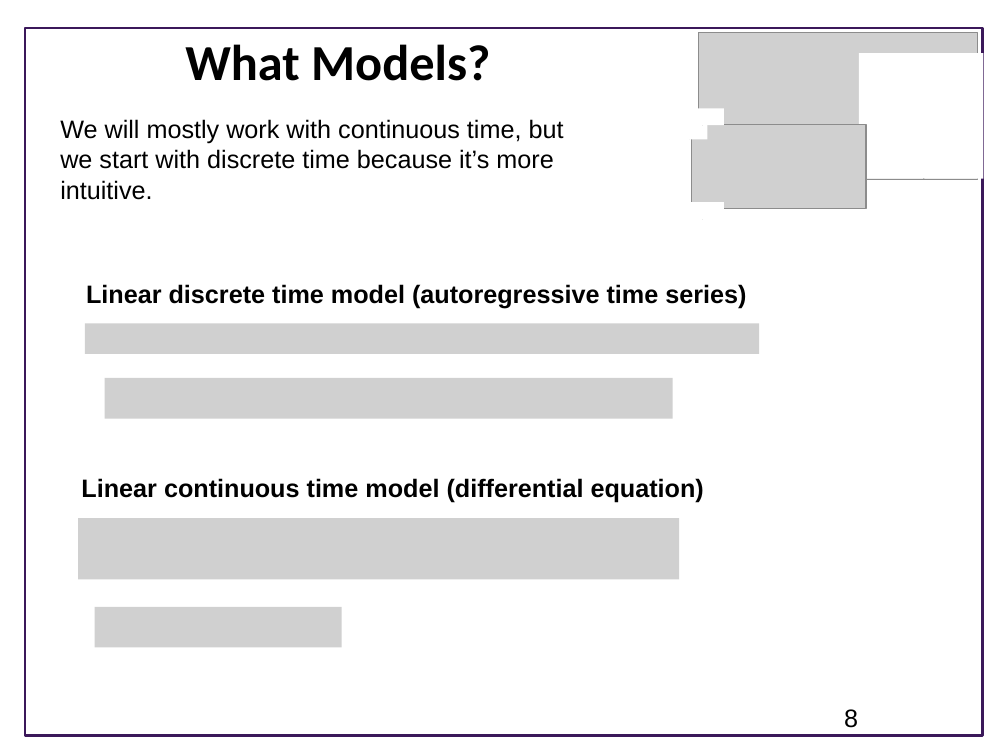
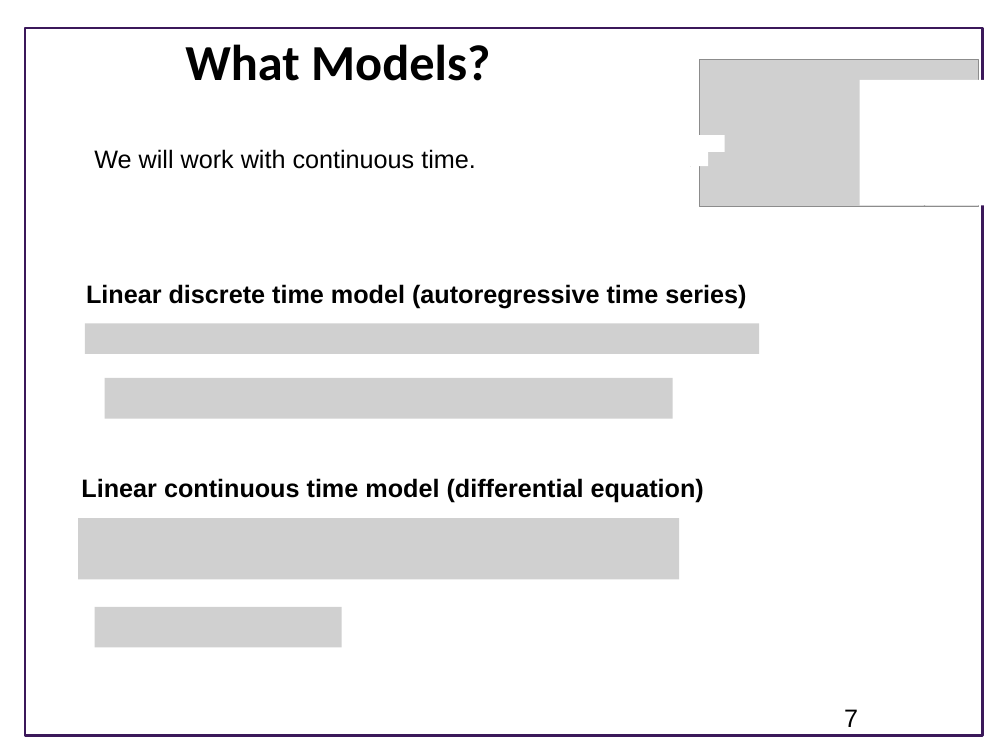
Before and after one commit to joseph-hellerstein/advanced-controls-lectures, a slide deck: slide 7 of lectures/lecture_09-linear_time_invariant_systems/linear_time_invariant_systems.pptx (slide 8 before the commit). Drawn at 1008x756 pixels with LibreOffice and Linux fonts; fonts in the diff are those of the drawing; grey boxes stand for pictures; background and template pictures are left out. Boxes give left, top, right and bottom in pixels: in the first picture for what was removed or moved away, otherwise in the second. Text is boxed around its words. In the diff, an @@ line names an element or a change of style, - is before the commit and + after.

```diff
--- a/lectures/lecture_09-linear_time_invariant_systems/linear_time_invariant_systems.pptx
+++ b/lectures/lecture_09-linear_time_invariant_systems/linear_time_invariant_systems.pptx
@@ text at <box>94,149,476,169</box>: text changed @@
-We will mostly work with continuous time, but we start with discrete time because it’s more intuitive.
+We will work with continuous time.
@@ 4 rectangles, 1 picture: place and size @@
-4 rectangles, 1 picture at <box>667,33,984,220</box>
+4 rectangles, 1 picture at <box>668,59,985,246</box>
@@ picture removed at <box>691,124,866,209</box> @@
@@ page number at <box>844,709,858,727</box>: text changed @@
-8
+7
```
Also in this commit, not shown: 4 other slides changed, 3 slides added, 1 slide removed, 8 other files.
